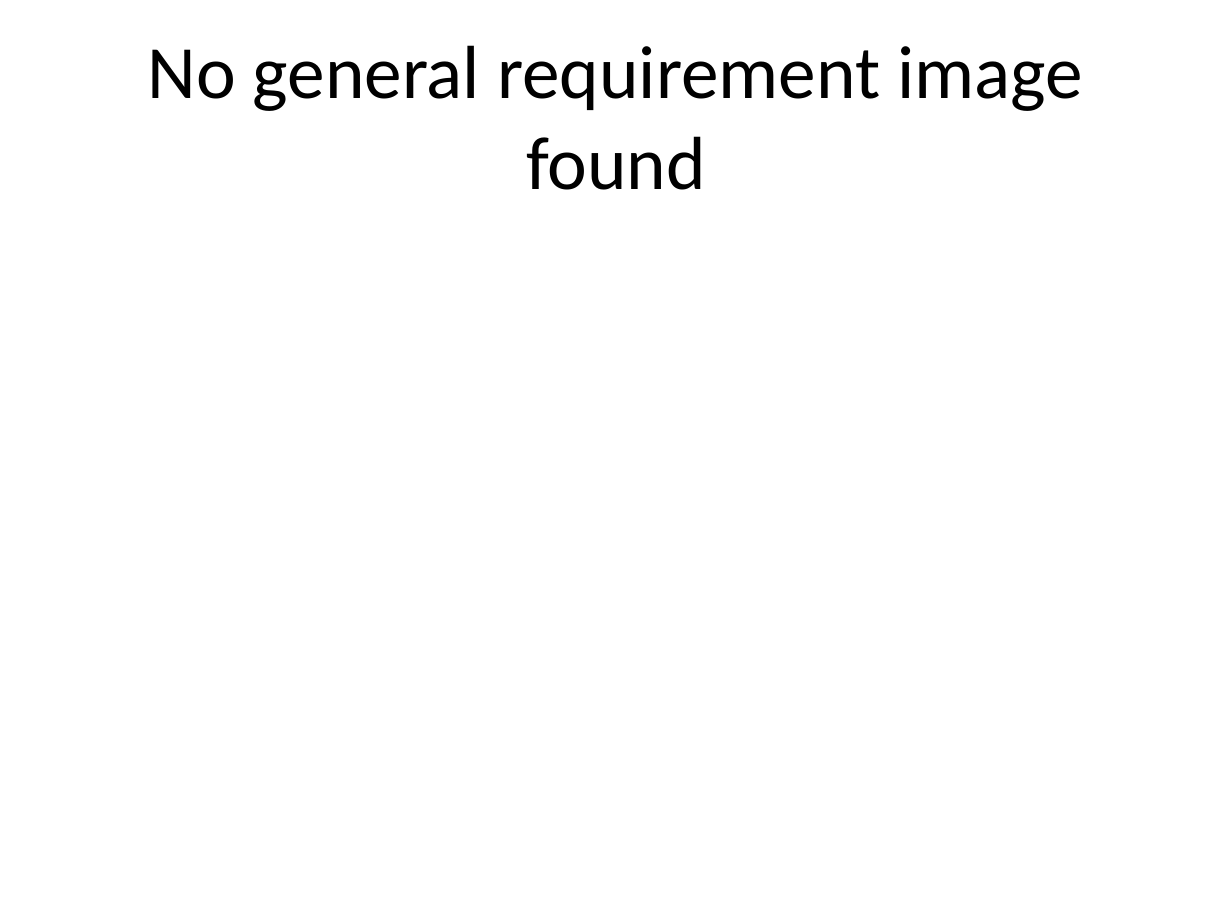
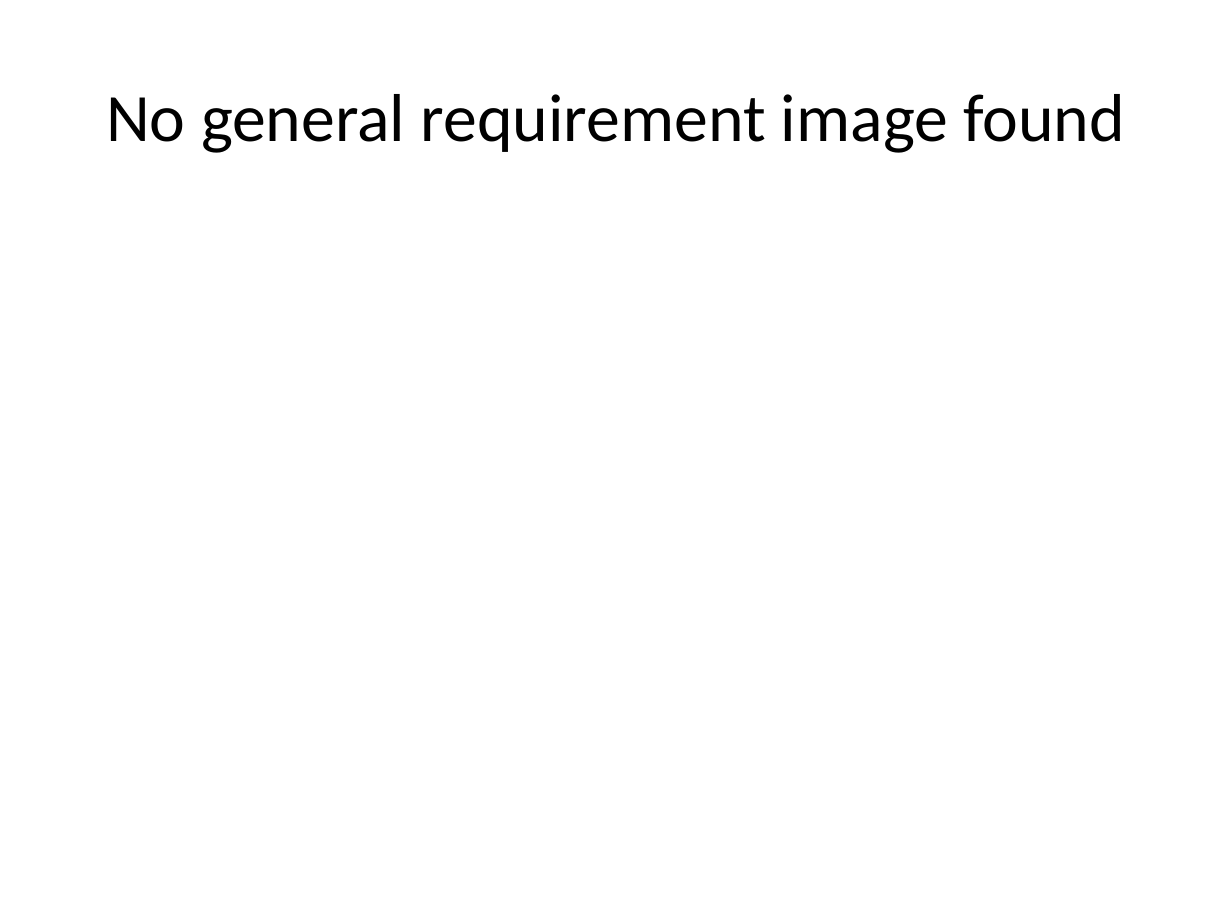
Before and after one commit to devKasumi/PokemonConsole, a slide deck: slide 2 of TurnBasedPokemon/Pokemon_GameProject_Report_auto.pptx. Drawn at 1232x924 pixels with LibreOffice and Linux fonts; fonts in the diff are those of the drawing. Boxes give left, top, right and bottom in pixels: in the first picture for what was removed or moved away, otherwise in the second. Text is boxed around its words. In the diff, an @@ line names an element or a change of style, - is before the commit and + after.

```diff
--- a/TurnBasedPokemon/Pokemon_GameProject_Report_auto.pptx
+++ b/TurnBasedPokemon/Pokemon_GameProject_Report_auto.pptx
@@ title "No general requirement image found" at [106,94,1125,153]: size 44 to 39.6 pt @@
```
Also in this commit, not shown: 2 slides added, 22 other files.
